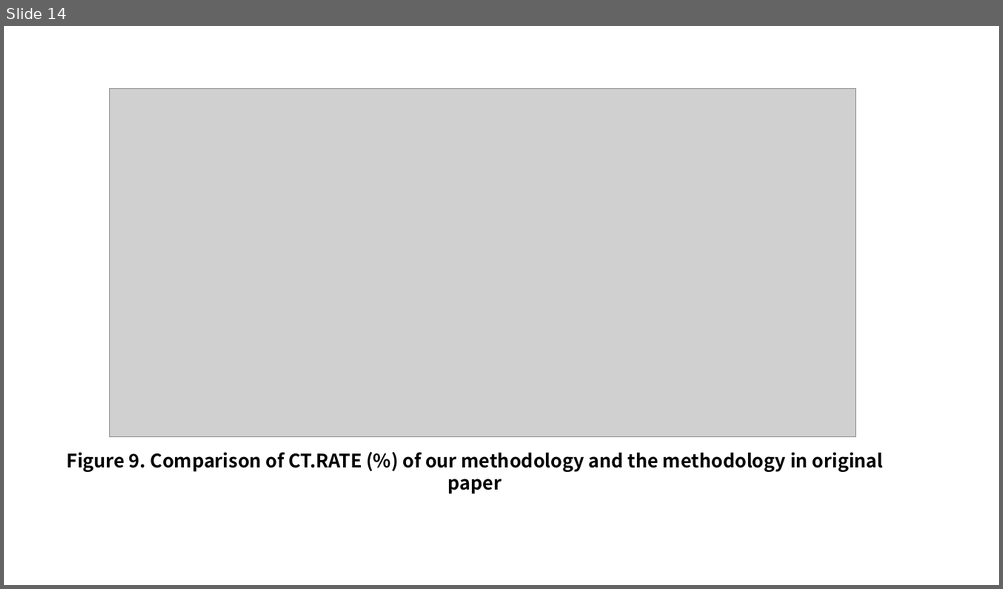
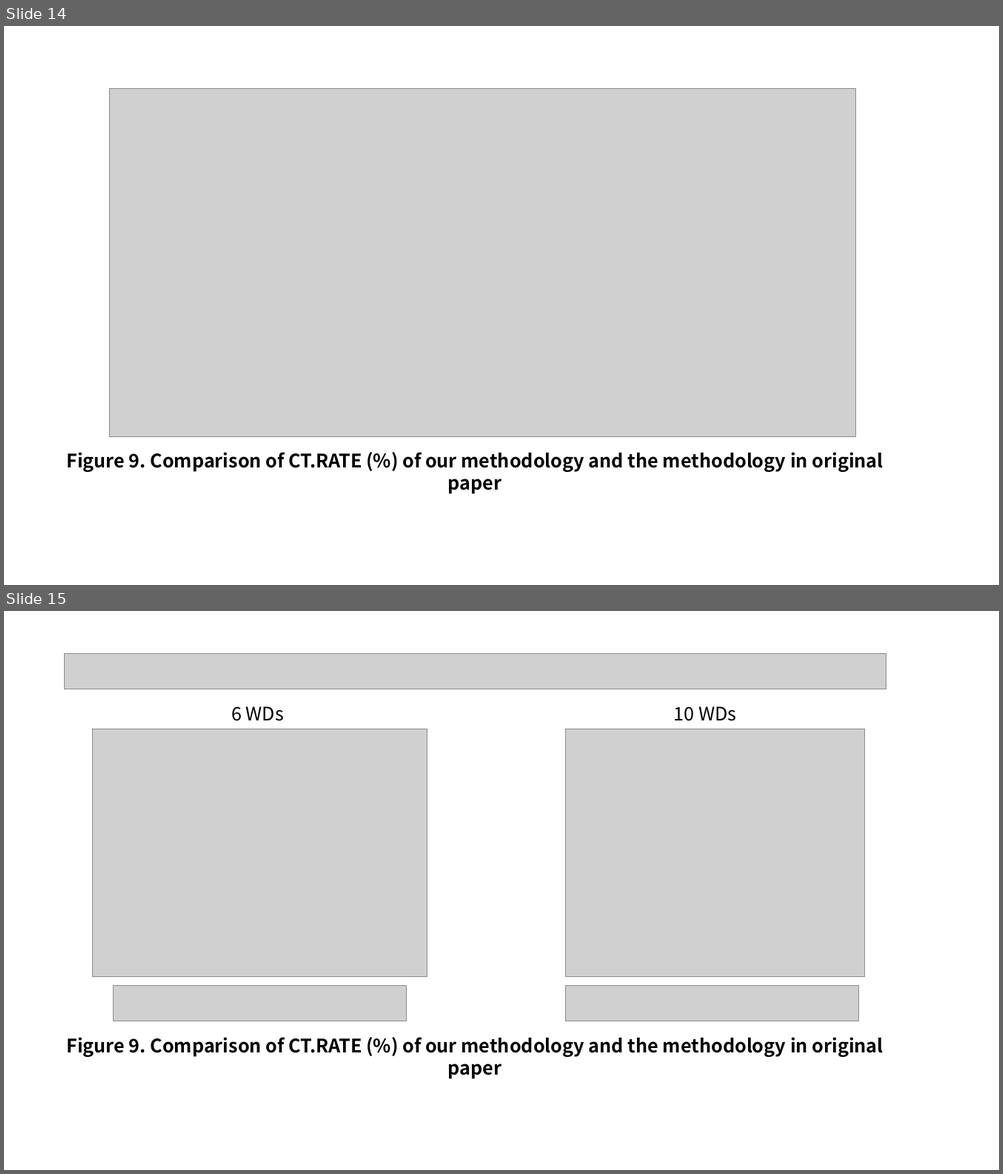
Before and after one commit to WannaBeSuperteur/2020, a slide deck: WPCN/for_final_paper.pptx. Shown one above the other, each under a label of ours: slide 14 before the commit, slides 14 and 15 after it. The pictures are 1003x589 and 1003x1174 pixels, drawn with LibreOffice and Linux fonts; fonts in the diff are those of the drawing; grey boxes stand for pictures. Boxes give left, top, right and bottom in pixels: in the first picture for what was removed or moved away, otherwise in the second. Text is boxed around its words. In the diff, an @@ line names an element or a change of style, - is before the commit and + after.

Commit message:
add: revise the paper

```diff
--- a/WPCN/for_final_paper.pptx
+++ b/WPCN/for_final_paper.pptx
@@ slide 15 added at [4, 611, 999, 1170], background #FFFFFF @@
@@ picture added at [65, 653, 886, 689] @@
@@ text added at [231, 706, 284, 721], 18 pt, text #000000 @@
+6 WDs
@@ text added at [674, 706, 736, 721], 18 pt, text #000000 @@
+10 WDs
@@ picture added at [93, 729, 427, 977] @@
@@ picture added at [566, 729, 865, 977] @@
@@ picture added at [114, 986, 406, 1022] @@
@@ picture added at [566, 986, 858, 1022] @@
@@ text added at [66, 1037, 883, 1057], 18 pt, text #000000, bold @@
+Figure 9. Comparison of CT.RATE (%) of our methodology and the methodology in original paper
```
Also in this commit, not shown: 3 other files.
